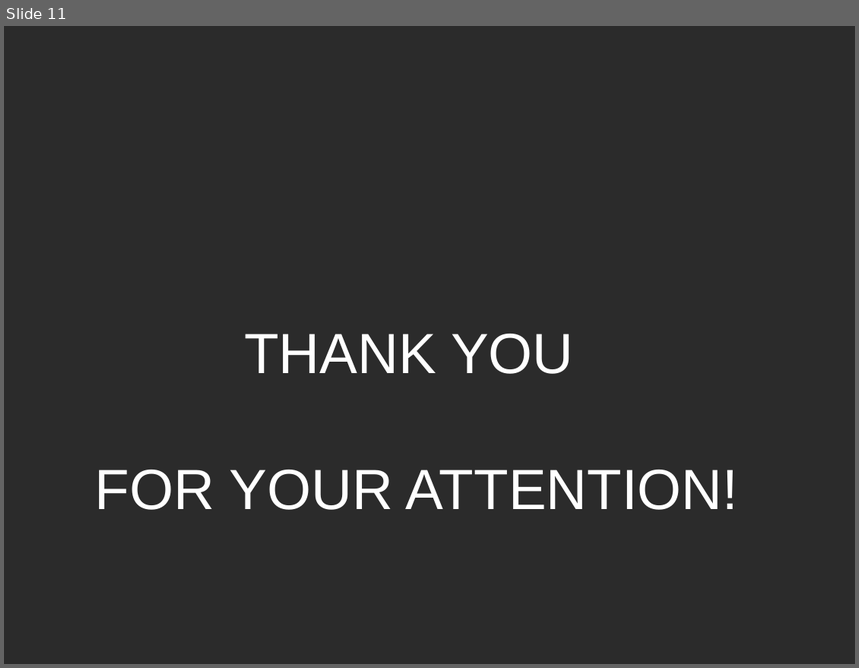
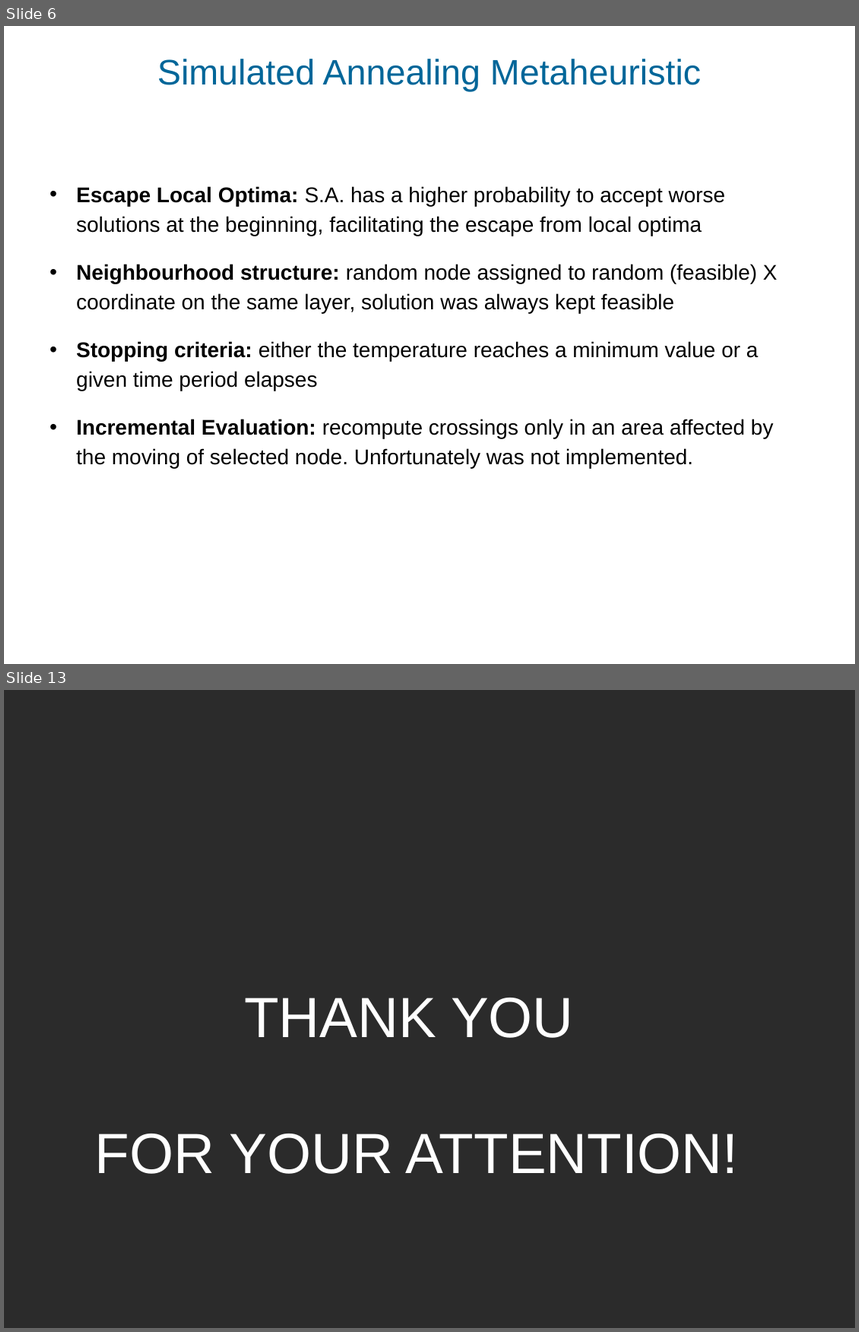
Before and after one commit to CatLassie/GDA2020, a slide deck: upwarddrawing.ppt. Shown one above the other, each under a label of ours: slide 11 before the commit, slides 6 and 13 after it; the slides between them are not shown. The pictures are 859x668 and 859x1332 pixels, drawn with LibreOffice and Linux fonts; fonts in the diff are those of the drawing; background and template pictures are left out; a plain dark background stands for a picture behind light text. Boxes give left, top, right and bottom in pixels: in the first picture for what was removed or moved away, otherwise in the second. Text is boxed around its words. In the diff, an @@ line names an element or a change of style, - is before the commit and + after.

```diff
--- a/upwarddrawing.ppt
+++ b/upwarddrawing.ppt
@@ slide 6 added at <box>4,26,855,664</box>, background picture (left out) @@
@@ text added at <box>158,59,701,91</box>, 30 pt, text #006699 @@
+Simulated Annealing Metaheuristic
@@ text added at <box>76,186,778,468</box>, 18 pt, text #000000 @@
+• Escape Local Optima: S.A. has a higher probability to accept worse solutions at the beginning, facilitating the escape from local optima
+• Neighbourhood structure: random node assigned to random (feasible) X coordinate on the same layer, solution was always kept feasible
+• Stopping criteria: either the temperature reaches a minimum value or a given time period elapses
+• Incremental Evaluation: recompute crossings only in an area affected by the moving of selected node. Unfortunately was not implemented.
@@ what was slide 11 is now slide 13 @@
```
Also in this commit, not shown: 4 slides changed, 7 other slides added, 6 slides removed.
